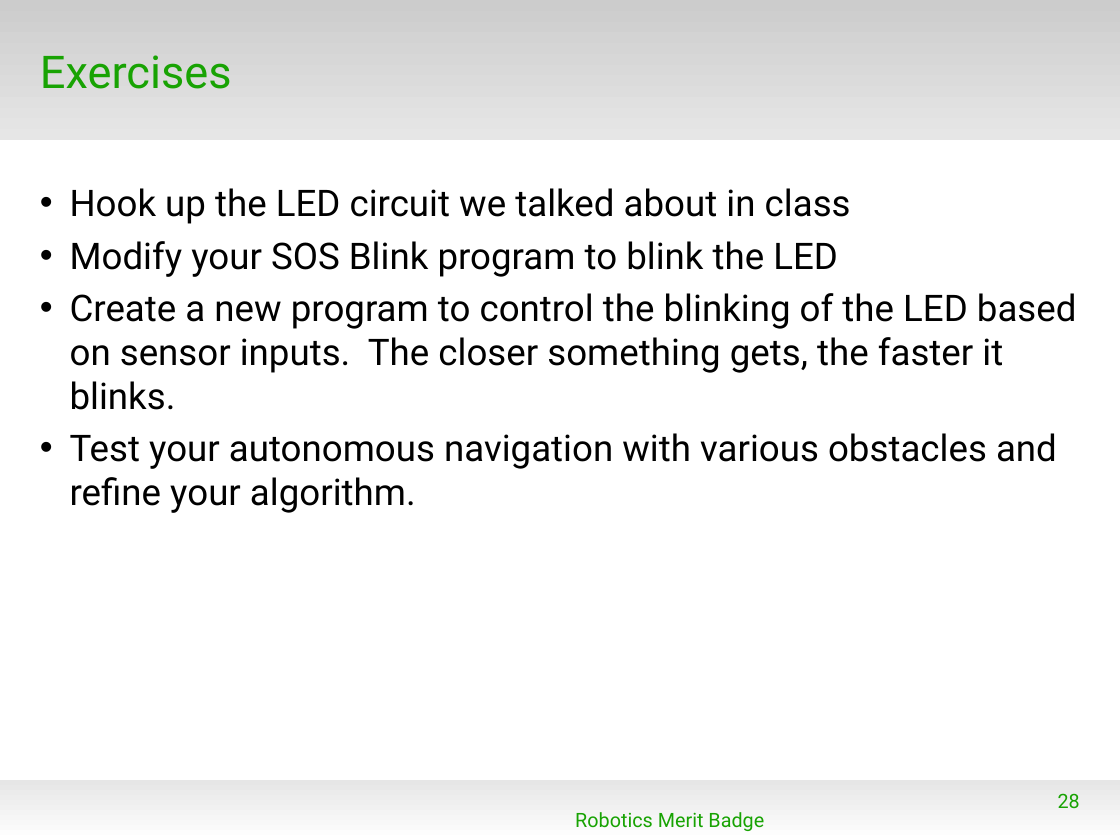
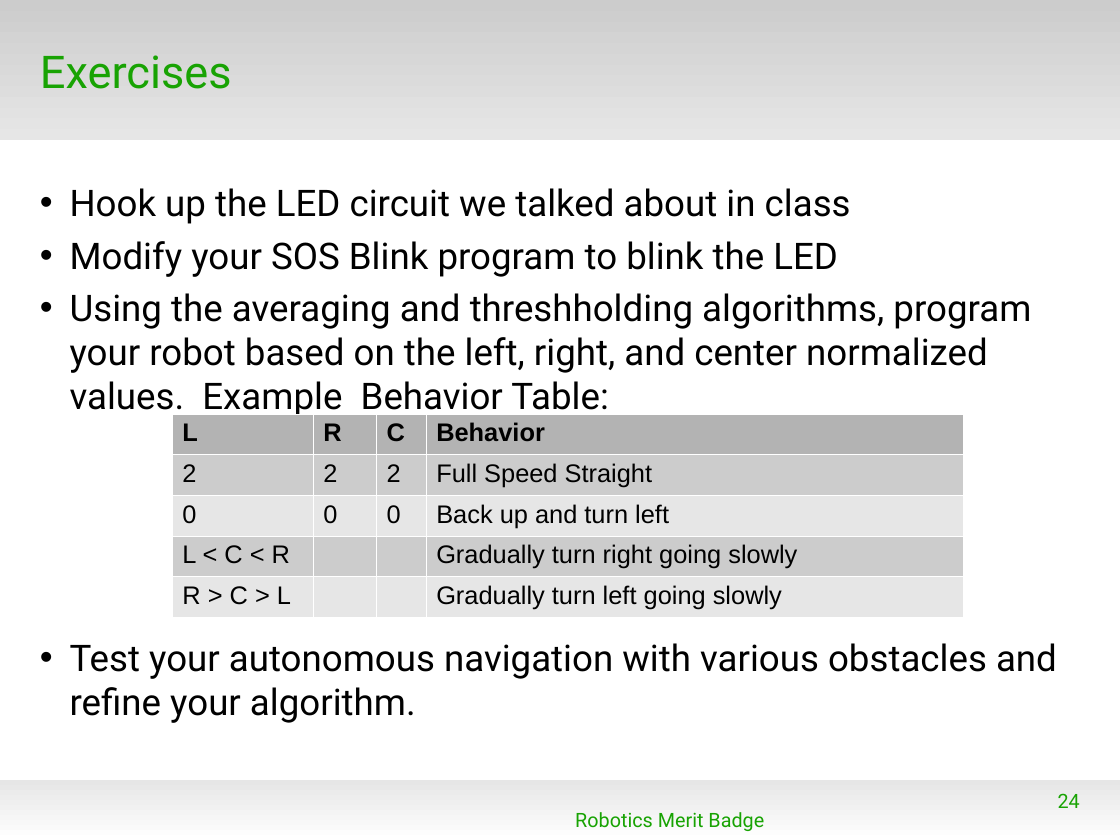
Before and after one commit to spiderman-2099/RoboticsMB, a slide deck: slide 24 of doc/RMB_Session3.odp (slide 28 before the commit). Drawn at 1120x840 pixels with LibreOffice and Linux fonts; fonts in the diff are those of the drawing; background and template pictures are left out. Boxes give left, top, right and bottom in pixels: in the first picture for what was removed or moved away, otherwise in the second. Text is boxed around its words. In the diff, an @@ line names an element or a change of style, - is before the commit and + after.

```diff
--- a/doc/RMB_Session3.odp
+++ b/doc/RMB_Session3.odp
@@ text at bbox=[70, 293, 1031, 418]: text changed @@
-• Create a new program to control the blinking of the LED based on sensor inputs. The closer something gets, the faster it blinks.
+• Using the averaging and threshholding algorithms, program your robot based on the left, right, and center normalized values. Example Behavior Table:
@@ table added at bbox=[173, 414, 963, 614], 5 rows, 4 columns @@
+L | R | C | Behavior
+2 | 2 | 2 | Full Speed Straight
+0 | 0 | 0 | Back up and turn left
+L < C < R |  |  | Gradually turn right going slowly
+R > C > L |  |  | Gradually turn left going slowly
@@ page number at bbox=[1058, 793, 1080, 808]: text changed @@
-28
+24
```
Also in this commit, not shown: 7 other slides changed, 3 slides added, 8 slides removed, 11 other files.
